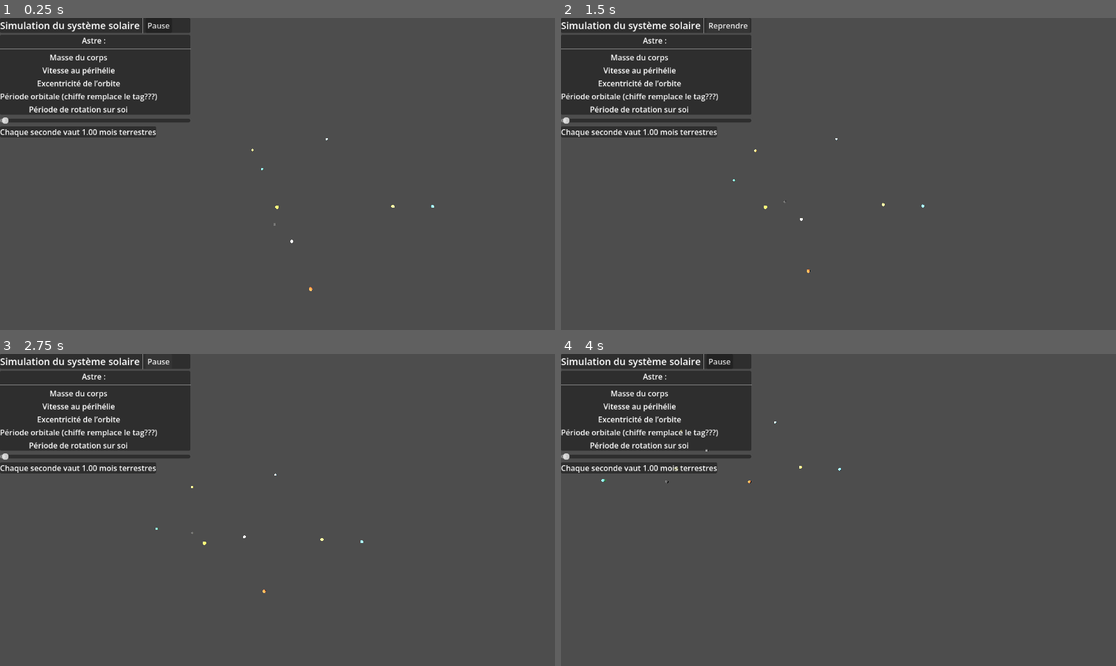
Above: before the commit, frames 1-4 (two rows, left to right).
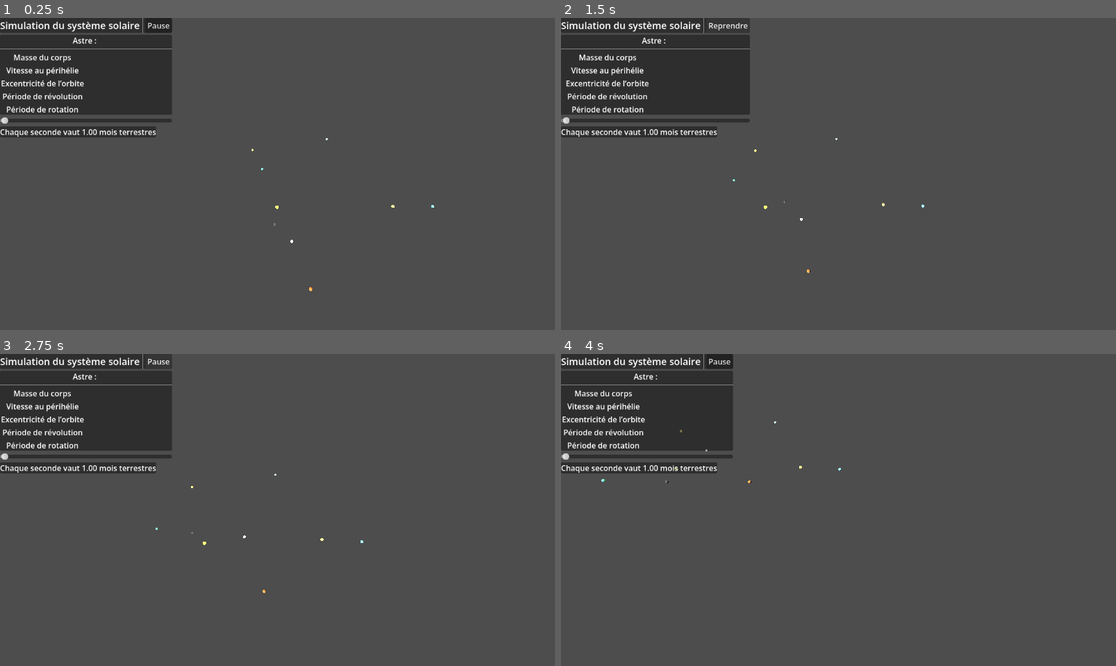
Above: after the commit, the same moments.

Repository: adorion25/Systeme_solaire
Game: Godot game, scene res://node_3d.tscn
The game is run twice, just before and just after one commit, with the same random seed, the same clock (stepped at 60 frames per second) and the same inputs.
Inputs (mouse positions are in pixels of both pictures, inside the frame that each line leads up to):
- Up to frame 1 (0.25 s): no input
- Up to frame 2 (1.5 s): tap Enter at 0.5 s; move the mouse to (960, 158) at 0.52 s; hold D (Droite) 0.53-1.25 s; hold S (Derrière) 0.53-1.25 s; click (960, 158) at 0.67 s; click "Pause" at 1.25 s
- Up to frame 3 (2.75 s): click "Reprendre" at 2 s
- Up to frame 4 (4 s): move the mouse to (727, 525) at 2.77 s; hold Shift (Bas) 2.78-3.53 s; tap W (Devant) at 2.85 s; move the mouse to (894, 441) at 3.52 s; hold D (Droite) from 3.53 s (still down); hold S (Derrière) from 3.53 s (still down)

The runs differ from the first frame. In frame 1, 2.3% of the frame differs, in the area x 0-35%, y 0-34%; in frame 2, 1.3%; in frame 3, 2.3%; in frame 4, 2.3%.

Commit message:
Affichage valeurs interface

Diff:
--- a/cysstaim-çolèrre/astres_script.gd
+++ b/cysstaim-çolèrre/astres_script.gd
@@ -19,6 +19,9 @@
 @export var position_initiale : Vector3
 @export var vitesse_initiale : Vector3
 @export var excentricite : float
+@export var periode_rotation : float
+@export var demi_grand_axe : float
+var vitesse_perihelie : float
 
 @export_group("Paramètres de simulation")
 @export var etapes_calcul_par_ecran : int
@@ -36,6 +39,8 @@
 func _ready() -> void:
 	position_reelle = position_initiale
 	vitesse = vitesse_initiale
+
+	vitesse_perihelie = sqrt(G * 1.989e30 *(1 + excentricite)/(demi_grand_axe * (1 - excentricite)))
 
 	#Ajoute l'astre exécutant le script dans une liste pour avoir le nombre total d'astres
 	liste_astres.append(self)
--- a/cysstaim-çolèrre/interface.gd
+++ b/cysstaim-çolèrre/interface.gd
@@ -14,15 +14,13 @@
 
 
 func _process(delta:float) -> void:
-	pass
-
 	if astre_clique != null:
 		nom_astre.text = str(astre_clique.name)
 		masse_du_corps.text = str(format_scientifique(astre_clique.masse_corps)) + " kg"
-		#vitesse_au_perihelie.text = str(astre_clique.var) + " m/s"
+		vitesse_au_perihelie.text = str(format_scientifique(astre_clique.vitesse_perihelie)) + " m/s"
 		excentricite_de_lorbite.text = str(astre_clique.excentricite)
-		periode_revolution_autour_soleil.text = str("%.1f" % (astre_clique.periode/2.628e6) + " mois")
-		#periode_rotation_sur_soi.text = str(astre_clique.var) + " s"
+		periode_revolution_autour_soleil.text = str("%.1f" % (astre_clique.periode/2.628e6)) + " mois terrestres"
+		periode_rotation_sur_soi.text = str("%.3f" % (astre_clique.periode_rotation)) + " jours terrestres"
 
 
 func format_scientifique(valeur : float) -> String:
--- a/cysstaim-çolèrre/interface.tscn
+++ b/cysstaim-çolèrre/interface.tscn
@@ -13,14 +13,15 @@
 masse_du_corps = NodePath("VBoxContainer/PanelContainer Données/VBoxContainer/MarginContainerVar/VBoxContainer/GridContainer3col/Masse")
 vitesse_au_perihelie = NodePath("VBoxContainer/PanelContainer Données/VBoxContainer/MarginContainerVar/VBoxContainer/GridContainer3col/Vitesse")
 excentricite_de_lorbite = NodePath("VBoxContainer/PanelContainer Données/VBoxContainer/MarginContainerVar/VBoxContainer/GridContainer3col/Excentricité")
-periode_revolution_autour_soleil = NodePath("VBoxContainer/PanelContainer Données/VBoxContainer/MarginContainerVar/VBoxContainer/GridContainer3col/Nom Période Soleil")
+periode_revolution_autour_soleil = NodePath("VBoxContainer/PanelContainer Données/VBoxContainer/MarginContainerVar/VBoxContainer/GridContainer3col/Période Soleil")
 periode_rotation_sur_soi = NodePath("VBoxContainer/PanelContainer Données/VBoxContainer/MarginContainerVar/VBoxContainer/GridContainer3col/Période Soi")
 vitesse_simulation = NodePath("VBoxContainer/PanelContainer/MarginContainer/vitesse_simulation")
 
 [node name="VBoxContainer" type="VBoxContainer" parent="." unique_id=1837051428]
+clip_contents = true
 layout_mode = 0
-offset_right = 395.0
-offset_bottom = 112.0
+offset_right = 357.0
+offset_bottom = 248.0
 
 [node name="PanelContainer Titre" type="PanelContainer" parent="VBoxContainer" unique_id=1879963799]
 layout_mode = 2
@@ -110,7 +111,7 @@
 [node name="Nom Période Soleil" type="Label" parent="VBoxContainer/PanelContainer Données/VBoxContainer/MarginContainerVar/VBoxContainer/GridContainer3col" unique_id=957746302]
 layout_mode = 2
 size_flags_horizontal = 4
-text = "Période orbitale (chiffe remplace le tag???)"
+text = "Période de révolution"
 
 [node name="Période Soleil" type="Label" parent="VBoxContainer/PanelContainer Données/VBoxContainer/MarginContainerVar/VBoxContainer/GridContainer3col" unique_id=1228715288]
 layout_mode = 2
@@ -119,7 +120,7 @@
 [node name="Nom Période Soi" type="Label" parent="VBoxContainer/PanelContainer Données/VBoxContainer/MarginContainerVar/VBoxContainer/GridContainer3col" unique_id=919499037]
 layout_mode = 2
 size_flags_horizontal = 4
-text = "Période de rotation sur soi"
+text = "Période de rotation"
 
 [node name="Période Soi" type="Label" parent="VBoxContainer/PanelContainer Données/VBoxContainer/MarginContainerVar/VBoxContainer/GridContainer3col" unique_id=464454727]
 layout_mode = 2
--- a/cysstaim-çolèrre/node_3d.tscn
+++ b/cysstaim-çolèrre/node_3d.tscn
@@ -46,6 +46,7 @@
 periode_relative = 1.0
 position_initiale = Vector3(-458758000, -767257000, -311187000)
 vitesse_initiale = Vector3(12.425, 0.376, -0.093)
+periode_rotation = 25.38
 etapes_calcul_par_ecran = 100
 
 [node name="Mercure" parent="." unique_id=1313541899 node_paths=PackedStringArray("interface") instance=ExtResource("2_6iypd")]
@@ -61,6 +62,8 @@
 position_initiale = Vector3(-32649900000, -56118100000, -26543400000)
 vitesse_initiale = Vector3(33312.3, -16768.6, -12409.5)
 excentricite = 0.2056359
+periode_rotation = 58.646
+demi_grand_axe = 57909227.0
 etapes_calcul_par_ecran = 100
 
 [node name="Venus" parent="." unique_id=234343551 node_paths=PackedStringArray("interface") instance=ExtResource("3_tereu")]
@@ -76,6 +79,8 @@
 position_initiale = Vector3(12839400000, -98935900000, -45325600000)
 vitesse_initiale = Vector3(34535, 4583.85, -121.752)
 excentricite = 0.0067767
+periode_rotation = -243.018
+demi_grand_axe = 108209475.0
 etapes_calcul_par_ecran = 100
 
 [node name="Terre" parent="." unique_id=1146063944 node_paths=PackedStringArray("interface") instance=ExtResource("4_cdqbm")]
@@ -91,6 +96,8 @@
 position_initiale = Vector3(-26532900000, 132064000000, 57268500000)
 vitesse_initiale = Vector3(-29776.3, -4951.16, -2146.38)
 excentricite = 0.0167112
+periode_rotation = 0.99727
+demi_grand_axe = 149598262.0
 etapes_calcul_par_ecran = 100
 
 [node name="Mars" parent="." unique_id=593639474 node_paths=PackedStringArray("interface") instance=ExtResource("5_imku0")]
@@ -106,6 +113,8 @@
 position_initiale = Vector3(50492900000, -188911000000, -87982500000)
 vitesse_initiale = Vector3(24459.4, 7385.96, 2728.1)
 excentricite = 0.0933941
+periode_rotation = 1.026
+demi_grand_axe = 227943820.0
 etapes_calcul_par_ecran = 100
 
 [node name="Jupiter" parent="." unique_id=1493003131 node_paths=PackedStringArray("interface") instance=ExtResource("6_wlxy5")]
@@ -121,6 +130,8 @@
 position_initiale = Vector3(-253879000000, 674699000000, 295381000000)
 vitesse_initiale = Vector3(-12507.2, -3455.54, -1176.64)
 excentricite = 0.0483862
+periode_rotation = 0.41354
+demi_grand_axe = 778340821.0
 etapes_calcul_par_ecran = 100
 
 [node name="Saturne" parent="." unique_id=1711202820 node_paths=PackedStringArray("interface") instance=ExtResource("7_3v7ru")]
@@ -136,6 +147,8 @@
 position_initiale = Vector3(1421820000000, 57396000000, -37532800000)
 vitesse_initiale = Vector3(-789.389, 8894.36, 3707.79)
 excentricite = 0.0538618
+periode_rotation = 0.444
+demi_grand_axe = 1426666422.0
 etapes_calcul_par_ecran = 100
 
 [node name="Uranus" parent="." unique_id=192694237 node_paths=PackedStringArray("interface") instance=ExtResource("8_tcnuu")]
@@ -151,6 +164,8 @@
 position_initiale = Vector3(1477610000000, 2309000000000, 990380000000)
 vitesse_initiale = Vector3(-5920.03, 2841.05, 1328)
 excentricite = 0.0472574
+periode_rotation = -0.718
+demi_grand_axe = 2870658186.0
 etapes_calcul_par_ecran = 100
 
 [node name="Neptune" parent="." unique_id=728117180 node_paths=PackedStringArray("interface") instance=ExtResource("9_tuemg")]
@@ -160,12 +175,14 @@
 max_distance_simulee = 400.0
 min_distance_reelle = 4340000000000.0
 max_distance_reelle = 4650000000000.0
-masse_corps = 1.02e+26
+masse_corps = 1.0199999999999999e+26
 periode = 5210000000.0
 periode_relative = 659.164
 position_initiale = Vector3(4468350000000, 112053000000, -65380800000)
 vitesse_initiale = Vector3(-29.193, 5059.17, 2073.97)
 excentricite = 0.0085905
+periode_rotation = 0.671
+demi_grand_axe = 4498396441.0
 etapes_calcul_par_ecran = 100
 
 [node name="Interface" parent="." unique_id=1115889947 instance=ExtResource("11_tereu")]
Not shown, changed: .DS_Store
